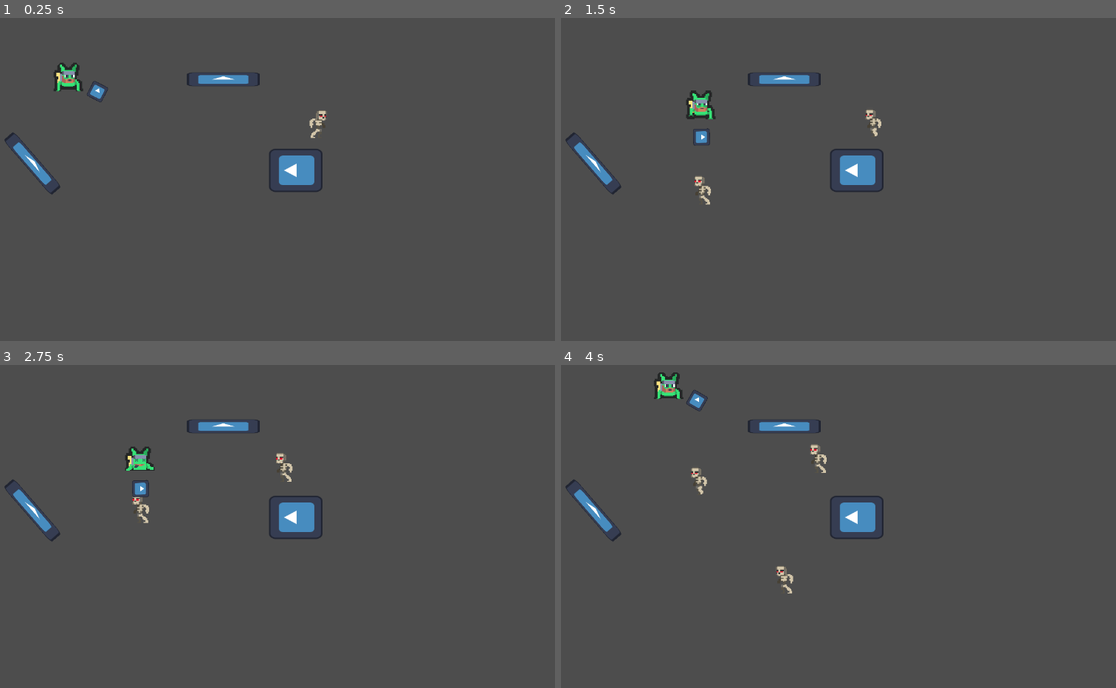
Above: before the commit, frames 1-4 (two rows, left to right).
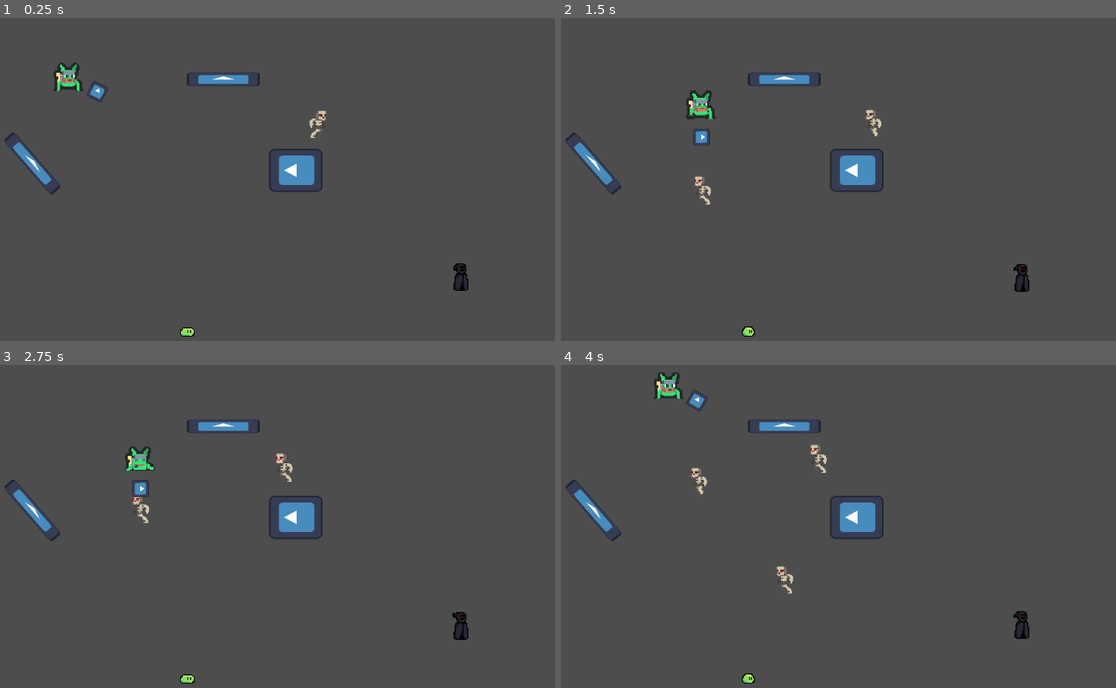
Above: after the commit, the same moments.

Repository: naixsu/CROCPNG
Game: Godot game, scene res://Scenes/Testing/NaixTestScenes/NaixTestScene.tscn
The game is run twice, just before and just after one commit, with the same random seed, the same clock (stepped at 60 frames per second) and the same inputs. The engine's default icon, where the game draws it, is replaced by a stand-in: a white triangle on a blue panel in a dark square.
Inputs (mouse positions are in pixels of both pictures, inside the frame that each line leads up to):
- Up to frame 1 (0.25 s): no input
- Up to frame 2 (1.5 s): tap Enter (ui_accept) at 0.5, 0.77 s; move the mouse to (949, 160) at 0.52 s; press the mouse at (949, 160) at 0.53 s; hold D (Right) 0.53-1.28 s; move the mouse to (705, 192) at 1.27 s; release the mouse at (705, 192) at 1.28 s; hold S (Down) from 1.28 s (still down); right-click (705, 192) at 1.35 s
- Up to frame 3 (2.75 s): tap Enter (ui_accept) at 1.52 s; move the mouse to (316, 448) at 2.02 s; release S (Down) at 2.03 s; press the mouse at (316, 448) at 2.03 s; hold D (Right) from 2.03 s (still down)
- Up to frame 4 (4 s): move the mouse to (788, 587) at 2.77 s; release D (Right) at 2.78 s; release the mouse at (788, 587) at 2.78 s; hold W (Up) 2.78-3.53 s; right-click (788, 587) at 2.85 s; tap Enter (ui_accept) at 3.02, 3.77 s; move the mouse to (999, 571) at 3.52 s; press the mouse at (999, 571) at 3.53 s; hold A (Left) from 3.53 s (still down)

The runs differ from the first frame. In frame 1, 0.3% of the frame differs, in the area x 32-85%, y 75-99%; in frame 2, 0.3%; in frame 3, 0.3%, in the area x 32-85%, y 76-99%; in frame 4, 0.3%.

Commit message:
Added EnemyB and EnemyC

Diff:
--- /dev/null
+++ b/Scenes/Enemies/EnemyB/EnemyB.tscn
@@ -0,0 +1,184 @@
+[gd_scene load_steps=27 format=3 uid="uid://b461wubwupbqh"]
+
+[ext_resource type="Script" path="res://Scripts/Enemies/EnemyA/EnemyA.gd" id="1_qucq8"]
+[ext_resource type="Texture2D" uid="uid://bmouajm75qko3" path="res://Assets/Sprites/EnemyB/EnemyBDeath.png" id="2_0oyxl"]
+[ext_resource type="Texture2D" uid="uid://cid6ruvuvbmuj" path="res://Assets/Sprites/EnemyB/EnemyBIdle.png" id="2_yi3ll"]
+[ext_resource type="Texture2D" uid="uid://bk6enflig6fi1" path="res://Assets/Sprites/EnemyB/EnemyBRun.png" id="3_30r4p"]
+[ext_resource type="Script" path="res://Scripts/Enemies/EnemyA/AI.gd" id="5_hsimf"]
+
+[sub_resource type="AtlasTexture" id="AtlasTexture_ro6ra"]
+atlas = ExtResource("2_0oyxl")
+region = Rect2(0, 0, 32, 32)
+
+[sub_resource type="AtlasTexture" id="AtlasTexture_udpc0"]
+atlas = ExtResource("2_0oyxl")
+region = Rect2(32, 0, 32, 32)
+
+[sub_resource type="AtlasTexture" id="AtlasTexture_35m1a"]
+atlas = ExtResource("2_0oyxl")
+region = Rect2(64, 0, 32, 32)
+
+[sub_resource type="AtlasTexture" id="AtlasTexture_mg0vu"]
+atlas = ExtResource("2_0oyxl")
+region = Rect2(96, 0, 32, 32)
+
+[sub_resource type="AtlasTexture" id="AtlasTexture_kqxut"]
+atlas = ExtResource("2_0oyxl")
+region = Rect2(128, 0, 32, 32)
+
+[sub_resource type="AtlasTexture" id="AtlasTexture_l3rt2"]
+atlas = ExtResource("2_0oyxl")
+region = Rect2(160, 0, 32, 32)
+
+[sub_resource type="AtlasTexture" id="AtlasTexture_6hcyf"]
+atlas = ExtResource("2_0oyxl")
+region = Rect2(192, 0, 32, 32)
+
+[sub_resource type="AtlasTexture" id="AtlasTexture_t4187"]
+atlas = ExtResource("2_0oyxl")
+region = Rect2(224, 0, 32, 32)
+
+[sub_resource type="AtlasTexture" id="AtlasTexture_322cq"]
+atlas = ExtResource("2_yi3ll")
+region = Rect2(0, 0, 32, 32)
+
+[sub_resource type="AtlasTexture" id="AtlasTexture_frcj2"]
+atlas = ExtResource("2_yi3ll")
+region = Rect2(32, 0, 32, 32)
+
+[sub_resource type="AtlasTexture" id="AtlasTexture_6lrer"]
+atlas = ExtResource("2_yi3ll")
+region = Rect2(64, 0, 32, 32)
+
+[sub_resource type="AtlasTexture" id="AtlasTexture_pwtr4"]
+atlas = ExtResource("2_yi3ll")
+region = Rect2(96, 0, 32, 32)
+
+[sub_resource type="AtlasTexture" id="AtlasTexture_4ff7s"]
+atlas = ExtResource("3_30r4p")
+region = Rect2(0, 0, 32, 32)
+
+[sub_resource type="AtlasTexture" id="AtlasTexture_ec84a"]
+atlas = ExtResource("3_30r4p")
+region = Rect2(32, 0, 32, 32)
+
+[sub_resource type="AtlasTexture" id="AtlasTexture_6meq8"]
+atlas = ExtResource("3_30r4p")
+region = Rect2(64, 0, 32, 32)
+
+[sub_resource type="AtlasTexture" id="AtlasTexture_33ydf"]
+atlas = ExtResource("3_30r4p")
+region = Rect2(96, 0, 32, 32)
+
+[sub_resource type="AtlasTexture" id="AtlasTexture_xv442"]
+atlas = ExtResource("3_30r4p")
+region = Rect2(128, 0, 32, 32)
+
+[sub_resource type="AtlasTexture" id="AtlasTexture_7j37x"]
+atlas = ExtResource("3_30r4p")
+region = Rect2(160, 0, 32, 32)
+
+[sub_resource type="SpriteFrames" id="SpriteFrames_yg01f"]
+animations = [{
+"frames": [{
+"duration": 1.0,
+"texture": SubResource("AtlasTexture_ro6ra")
+}, {
+"duration": 1.0,
+"texture": SubResource("AtlasTexture_udpc0")
+}, {
+"duration": 1.0,
+"texture": SubResource("AtlasTexture_35m1a")
+}, {
+"duration": 1.0,
+"texture": SubResource("AtlasTexture_mg0vu")
+}, {
+"duration": 1.0,
+"texture": SubResource("AtlasTexture_kqxut")
+}, {
+"duration": 1.0,
+"texture": SubResource("AtlasTexture_l3rt2")
+}, {
+"duration": 1.0,
+"texture": SubResource("AtlasTexture_6hcyf")
+}, {
+"duration": 1.0,
+"texture": SubResource("AtlasTexture_t4187")
+}],
+"loop": false,
+"name": &"death",
+"speed": 10.0
+}, {
+"frames": [{
+"duration": 1.0,
+"texture": SubResource("AtlasTexture_322cq")
+}, {
+"duration": 1.0,
+"texture": SubResource("AtlasTexture_frcj2")
+}, {
+"duration": 1.0,
+"texture": SubResource("AtlasTexture_6lrer")
+}, {
+"duration": 1.0,
+"texture": SubResource("AtlasTexture_pwtr4")
+}],
+"loop": true,
+"name": &"idle",
+"speed": 7.0
+}, {
+"frames": [{
+"duration": 1.0,
+"texture": SubResource("AtlasTexture_4ff7s")
+}, {
+"duration": 1.0,
+"texture": SubResource("AtlasTexture_ec84a")
+}, {
+"duration": 1.0,
+"texture": SubResource("AtlasTexture_6meq8")
+}, {
+"duration": 1.0,
+"texture": SubResource("AtlasTexture_33ydf")
+}, {
+"duration": 1.0,
+"texture": SubResource("AtlasTexture_xv442")
+}, {
+"duration": 1.0,
+"texture": SubResource("AtlasTexture_7j37x")
+}],
+"loop": true,
+"name": &"run",
+"speed": 8.0
+}]
+
+[sub_resource type="RectangleShape2D" id="RectangleShape2D_wtbqo"]
+size = Vector2(38, 62)
+
+[sub_resource type="CircleShape2D" id="CircleShape2D_dctnj"]
+radius = 373.374
+
+[node name="EnemyB" type="CharacterBody2D" groups=["Enemy"]]
+script = ExtResource("1_qucq8")
+
+[node name="AnimatedSprite2D" type="AnimatedSprite2D" parent="."]
+texture_filter = 1
+scale = Vector2(2, 2)
+sprite_frames = SubResource("SpriteFrames_yg01f")
+animation = &"death"
+frame = 7
+frame_progress = 1.0
+
+[node name="CollisionShape2D" type="CollisionShape2D" parent="."]
+position = Vector2(1, 2)
+shape = SubResource("RectangleShape2D_wtbqo")
+
+[node name="AI" type="Node2D" parent="."]
+script = ExtResource("5_hsimf")
+
+[node name="DetectionZone" type="Area2D" parent="AI"]
+
+[node name="CollisionShape2D" type="CollisionShape2D" parent="AI/DetectionZone"]
+shape = SubResource("CircleShape2D_dctnj")
+
+[connection signal="animation_finished" from="AnimatedSprite2D" to="." method="_on_animated_sprite_2d_animation_finished"]
+[connection signal="body_entered" from="AI/DetectionZone" to="AI" method="_on_detection_zone_body_entered"]
+[connection signal="body_exited" from="AI/DetectionZone" to="AI" method="_on_detection_zone_body_exited"]
--- /dev/null
+++ b/Scenes/Enemies/EnemyC/EnemyC.tscn
@@ -0,0 +1,168 @@
+[gd_scene load_steps=25 format=3 uid="uid://bx77fvysan881"]
+
+[ext_resource type="Script" path="res://Scripts/Enemies/EnemyA/EnemyA.gd" id="1_c3xcl"]
+[ext_resource type="Texture2D" uid="uid://dxq0vas2ybden" path="res://Assets/Sprites/EnemyC/EnemyCDeath.png" id="2_fkx5k"]
+[ext_resource type="Texture2D" uid="uid://ce7fynnc241n4" path="res://Assets/Sprites/EnemyC/EnemyCIdle.png" id="3_kvubh"]
+[ext_resource type="Texture2D" uid="uid://snd66d2cibla" path="res://Assets/Sprites/EnemyC/EnemyCRun.png" id="4_338l4"]
+[ext_resource type="Script" path="res://Scripts/Enemies/EnemyA/AI.gd" id="5_evy3b"]
+
+[sub_resource type="AtlasTexture" id="AtlasTexture_hp0r4"]
+atlas = ExtResource("2_fkx5k")
+region = Rect2(0, 0, 32, 32)
+
+[sub_resource type="AtlasTexture" id="AtlasTexture_od0bo"]
+atlas = ExtResource("2_fkx5k")
+region = Rect2(32, 0, 32, 32)
+
+[sub_resource type="AtlasTexture" id="AtlasTexture_4t82y"]
+atlas = ExtResource("2_fkx5k")
+region = Rect2(64, 0, 32, 32)
+
+[sub_resource type="AtlasTexture" id="AtlasTexture_i1pv2"]
+atlas = ExtResource("2_fkx5k")
+region = Rect2(96, 0, 32, 32)
+
+[sub_resource type="AtlasTexture" id="AtlasTexture_7ugqq"]
+atlas = ExtResource("3_kvubh")
+region = Rect2(0, 0, 32, 32)
+
+[sub_resource type="AtlasTexture" id="AtlasTexture_c3668"]
+atlas = ExtResource("3_kvubh")
+region = Rect2(32, 0, 32, 32)
+
+[sub_resource type="AtlasTexture" id="AtlasTexture_jun7e"]
+atlas = ExtResource("4_338l4")
+region = Rect2(0, 0, 32, 32)
+
+[sub_resource type="AtlasTexture" id="AtlasTexture_a1xpe"]
+atlas = ExtResource("4_338l4")
+region = Rect2(32, 0, 32, 32)
+
+[sub_resource type="AtlasTexture" id="AtlasTexture_hwi7m"]
+atlas = ExtResource("4_338l4")
+region = Rect2(64, 0, 32, 32)
+
+[sub_resource type="AtlasTexture" id="AtlasTexture_07vud"]
+atlas = ExtResource("4_338l4")
+region = Rect2(96, 0, 32, 32)
+
+[sub_resource type="AtlasTexture" id="AtlasTexture_en572"]
+atlas = ExtResource("4_338l4")
+region = Rect2(128, 0, 32, 32)
+
+[sub_resource type="AtlasTexture" id="AtlasTexture_8usea"]
+atlas = ExtResource("4_338l4")
+region = Rect2(160, 0, 32, 32)
+
+[sub_resource type="AtlasTexture" id="AtlasTexture_hetib"]
+atlas = ExtResource("4_338l4")
+region = Rect2(192, 0, 32, 32)
+
+[sub_resource type="AtlasTexture" id="AtlasTexture_16gml"]
+atlas = ExtResource("4_338l4")
+region = Rect2(224, 0, 32, 32)
+
+[sub_resource type="AtlasTexture" id="AtlasTexture_iwyvu"]
+atlas = ExtResource("4_338l4")
+region = Rect2(256, 0, 32, 32)
+
+[sub_resource type="AtlasTexture" id="AtlasTexture_wt2xk"]
+atlas = ExtResource("4_338l4")
+region = Rect2(288, 0, 32, 32)
+
+[sub_resource type="SpriteFrames" id="SpriteFrames_yg01f"]
+animations = [{
+"frames": [{
+"duration": 1.0,
+"texture": SubResource("AtlasTexture_hp0r4")
+}, {
+"duration": 1.0,
+"texture": SubResource("AtlasTexture_od0bo")
+}, {
+"duration": 1.0,
+"texture": SubResource("AtlasTexture_4t82y")
+}, {
+"duration": 1.0,
+"texture": SubResource("AtlasTexture_i1pv2")
+}],
+"loop": false,
+"name": &"death",
+"speed": 5.0
+}, {
+"frames": [{
+"duration": 1.0,
+"texture": SubResource("AtlasTexture_7ugqq")
+}, {
+"duration": 1.0,
+"texture": SubResource("AtlasTexture_c3668")
+}],
+"loop": true,
+"name": &"idle",
+"speed": 4.0
+}, {
+"frames": [{
+"duration": 1.0,
+"texture": SubResource("AtlasTexture_jun7e")
+}, {
+"duration": 1.0,
+"texture": SubResource("AtlasTexture_a1xpe")
+}, {
+"duration": 1.0,
+"texture": SubResource("AtlasTexture_hwi7m")
+}, {
+"duration": 1.0,
+"texture": SubResource("AtlasTexture_07vud")
+}, {
+"duration": 1.0,
+"texture": SubResource("AtlasTexture_en572")
+}, {
+"duration": 1.0,
+"texture": SubResource("AtlasTexture_8usea")
+}, {
+"duration": 1.0,
+"texture": SubResource("AtlasTexture_hetib")
+}, {
+"duration": 1.0,
+"texture": SubResource("AtlasTexture_16gml")
+}, {
+"duration": 1.0,
+"texture": SubResource("AtlasTexture_iwyvu")
+}, {
+"duration": 1.0,
+"texture": SubResource("AtlasTexture_wt2xk")
+}],
+"loop": true,
+"name": &"run",
+"speed": 12.0
+}]
+
+[sub_resource type="RectangleShape2D" id="RectangleShape2D_wtbqo"]
+size = Vector2(38, 29)
+
+[sub_resource type="CircleShape2D" id="CircleShape2D_dctnj"]
+radius = 373.374
+
+[node name="EnemyC" type="CharacterBody2D" groups=["Enemy"]]
+script = ExtResource("1_c3xcl")
+
+[node name="AnimatedSprite2D" type="AnimatedSprite2D" parent="."]
+texture_filter = 1
+scale = Vector2(2, 2)
+sprite_frames = SubResource("SpriteFrames_yg01f")
+animation = &"run"
+
+[node name="CollisionShape2D" type="CollisionShape2D" parent="."]
+position = Vector2(1, 18.5)
+shape = SubResource("RectangleShape2D_wtbqo")
+
+[node name="AI" type="Node2D" parent="."]
+script = ExtResource("5_evy3b")
+
+[node name="DetectionZone" type="Area2D" parent="AI"]
+
+[node name="CollisionShape2D" type="CollisionShape2D" parent="AI/DetectionZone"]
+shape = SubResource("CircleShape2D_dctnj")
+
+[connection signal="animation_finished" from="AnimatedSprite2D" to="." method="_on_animated_sprite_2d_animation_finished"]
+[connection signal="body_entered" from="AI/DetectionZone" to="AI" method="_on_detection_zone_body_entered"]
+[connection signal="body_exited" from="AI/DetectionZone" to="AI" method="_on_detection_zone_body_exited"]
--- a/Scenes/Testing/NaixTestScenes/NaixTestScene.tscn
+++ b/Scenes/Testing/NaixTestScenes/NaixTestScene.tscn
@@ -1,10 +1,12 @@
-[gd_scene load_steps=6 format=3 uid="uid://l08x6btacggs"]
+[gd_scene load_steps=8 format=3 uid="uid://l08x6btacggs"]
 
 [ext_resource type="Script" path="res://Scripts/Testing/NaixTestScripts/NaixTestScene.gd" id="1_s22sb"]
 [ext_resource type="PackedScene" uid="uid://bgucyml2yx36p" path="res://Scenes/Player/Player.tscn" id="1_sd0yw"]
 [ext_resource type="PackedScene" uid="uid://s741h0igfq5k" path="res://Scenes/Testing/NaixTestScenes/TestPlatforms.tscn" id="2_ac24b"]
 [ext_resource type="Script" path="res://Scripts/Bullet/BulletManager.gd" id="4_v2twn"]
 [ext_resource type="PackedScene" uid="uid://bvfw8vhc4i3ac" path="res://Scenes/Enemies/EnemyA/EnemyA.tscn" id="5_ea47m"]
+[ext_resource type="PackedScene" uid="uid://bx77fvysan881" path="res://Scenes/Enemies/EnemyC/EnemyC.tscn" id="6_bldx2"]
+[ext_resource type="PackedScene" uid="uid://b461wubwupbqh" path="res://Scenes/Enemies/EnemyB/EnemyB.tscn" id="7_g0fjp"]
 
 [node name="NaixTestScene" type="Node"]
 script = ExtResource("1_s22sb")
@@ -29,3 +31,9 @@
 
 [node name="EnemyA" parent="." instance=ExtResource("5_ea47m")]
 position = Vector2(766, 246)
+
+[node name="EnemyC" parent="." instance=ExtResource("6_bldx2")]
+position = Vector2(483, 677)
+
+[node name="EnemyB" parent="." instance=ExtResource("7_g0fjp")]
+position = Vector2(1072, 582)
Binary file added: Assets/Sprites/EnemyB/EnemyBDeath.png
Not shown, added: Assets/Sprites/EnemyB/EnemyBDeath.png.import
Binary file added: Assets/Sprites/EnemyB/EnemyBIdle.png
Not shown, added: Assets/Sprites/EnemyB/EnemyBIdle.png.import
Binary file added: Assets/Sprites/EnemyB/EnemyBRun.png
Not shown, added: Assets/Sprites/EnemyB/EnemyBRun.png.import
Binary file added: Assets/Sprites/EnemyC/EnemyCDeath.png
Not shown, added: Assets/Sprites/EnemyC/EnemyCDeath.png.import
Binary file added: Assets/Sprites/EnemyC/EnemyCIdle.png
Not shown, added: Assets/Sprites/EnemyC/EnemyCIdle.png.import
Binary file added: Assets/Sprites/EnemyC/EnemyCRun.png
Not shown, added: Assets/Sprites/EnemyC/EnemyCRun.png.import
